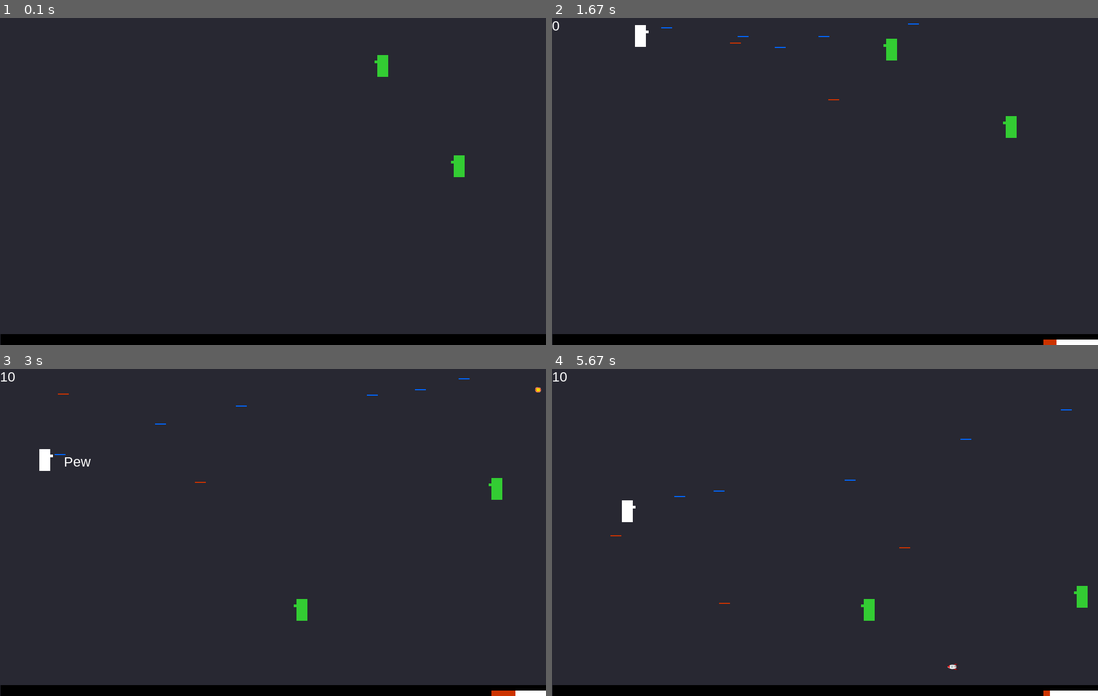
Above: before the commit, frames 1-4 (two rows, left to right).
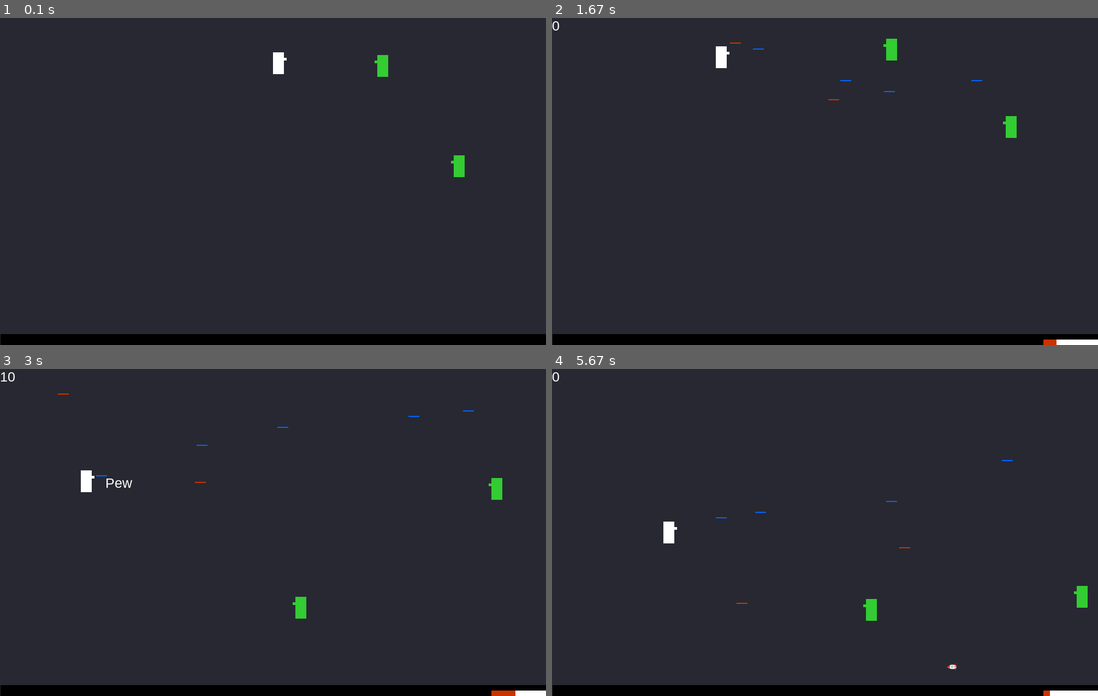
Above: after the commit, the same moments.

Repository: zwang20/SimpleShooter
Game: pygame game, started from simple_shooter.py
Two runs of this game, one before a commit and one after it. Both use one fixed random seed, a clock stepped at 60 frames per second and the inputs below.
Inputs:
- Up to frame 1 (0.1 s): no input
- Up to frame 2 (1.67 s): tap Space at 0.33, 0.73, 1.03, 1.23, 1.57 s; hold D 0.67-1.13 s; hold W 1.17-1.47 s; hold D from 1.5 s (still down)
- Up to frame 3 (3 s): tap Space at 1.87, 2.07, 2.37, 2.63, 2.97 s; release D at 1.97 s; hold A 2-2.53 s; hold S 2.57-2.87 s; hold A from 2.9 s (still down)
- Up to frame 4 (5.67 s): tap Space at 3.27, 3.4, 3.8, 4.1, 4.47, 4.87, 5.17, 5.37 s; release A at 3.3 s; hold W 3.33-3.7 s; hold D 3.73-4.37 s; hold S 4.4-4.77 s; hold A 4.8-5.27 s; hold D from 5.3 s (still down)

The runs differ from the first frame. In frame 1, 0.1% of the frame differs, in the area x 50-53%, y 10-18%; in frame 2, 0.3%; in frame 3, 0.5%, in the area x 7-100%, y 2-77%; in frame 4, 0.5%.

Commit message:
Basic thing

Diff:
--- a/simple_shooter.py
+++ b/simple_shooter.py
@@ -140,6 +140,8 @@
     width = 20
     height = 40
     score = 0
+    speedx = randint(4, 5)
+    speedy = randint(7, 10)
 
     def __init__(self):
         self.x = 0
@@ -157,6 +159,38 @@
             self.y = 0
         elif self.y > display_height - ground_height - Player.height:
             self.y = display_height - ground_height - Player.height
+
+    def chdir(self):
+        self.movement = randint(50, 120)
+        self.dir = choice(("left", "right", "up", "down"))
+
+    def aimove(self):  # this now contains enemy ai
+        if self.dir == "left":
+            self.x -= self.speedx
+        elif self.dir == "right":
+            self.x += self.speedx
+        elif self.dir == "up":
+            self.y -= self.speedy
+        elif self.dir == "down":
+            self.y += self.speedy
+        if self.x > display_width - Enemy.width:
+            self.x = display_width - Enemy.width
+            self.chdir()
+        elif self.x < 500:
+            self.x = 500
+            self.chdir()
+        if self.y < 0:
+            self.y = 0
+            self.chdir()
+        elif self.y > display_height - ground_height - Enemy.height:
+            self.y = display_height - ground_height - Enemy.height
+            self.chdir()
+        if self.dir in ("up", "down"):
+            self.movement -= self.speedy
+        elif self.dir in ("left", "right"):
+            self.movement -= self.speedx
+        if self.movement <= 0:
+            self.chdir()
 
     def fire(self):
         if self.cooldown % 5 == 0:
@@ -340,6 +374,7 @@
 
 
 def ss_init():
+    global player
     sge_clear()
     sge_print(
         game_display,
@@ -347,6 +382,8 @@
     # TODO: complete this description
     game_display.blit(init_img, (0, 0))
     ss_initial = True
+    player = Player()
+    player.chdir()
     while ss_initial:
         for event in pygame.event.get():
             if event.type == pygame.KEYDOWN:
@@ -370,6 +407,8 @@
             bullet.display()
         for bullet in Bullet.good + Bullet.bad:
             bullet.move()
+        player.display()
+        player.aimove()
 
 
         pygame.display.update()
@@ -408,7 +447,7 @@
         ss_init()
         ss_run = True
 
-        player = Player()
+        # player = Player()
 
         while ss_run:
             game_display.fill(grey)
